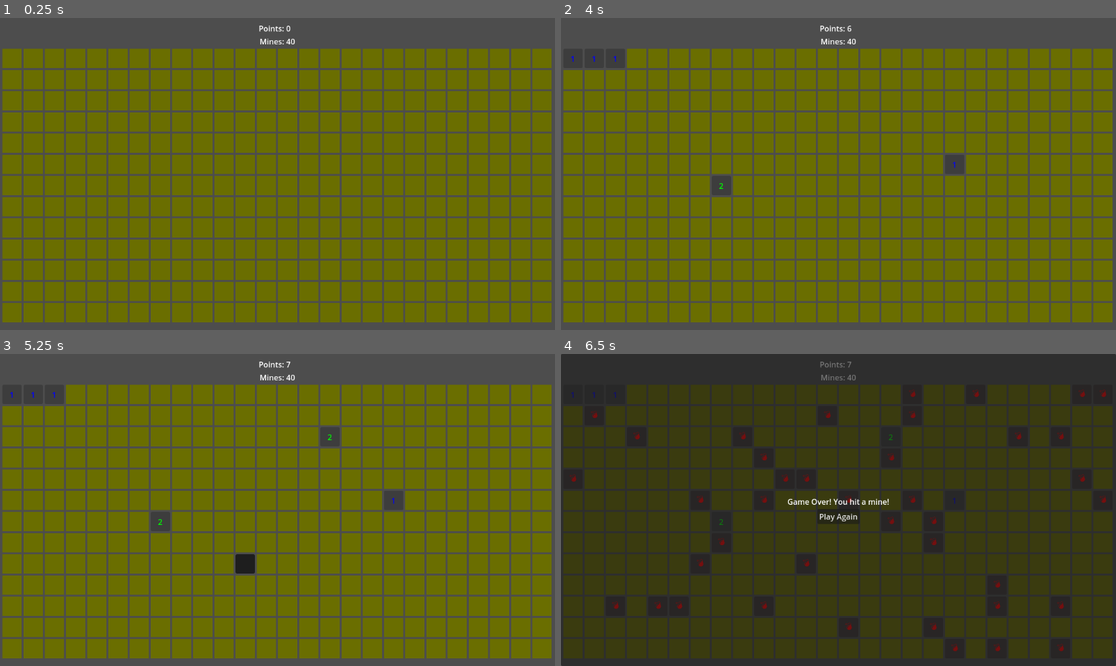
Above: before the commit, frames 1-4 (two rows, left to right).
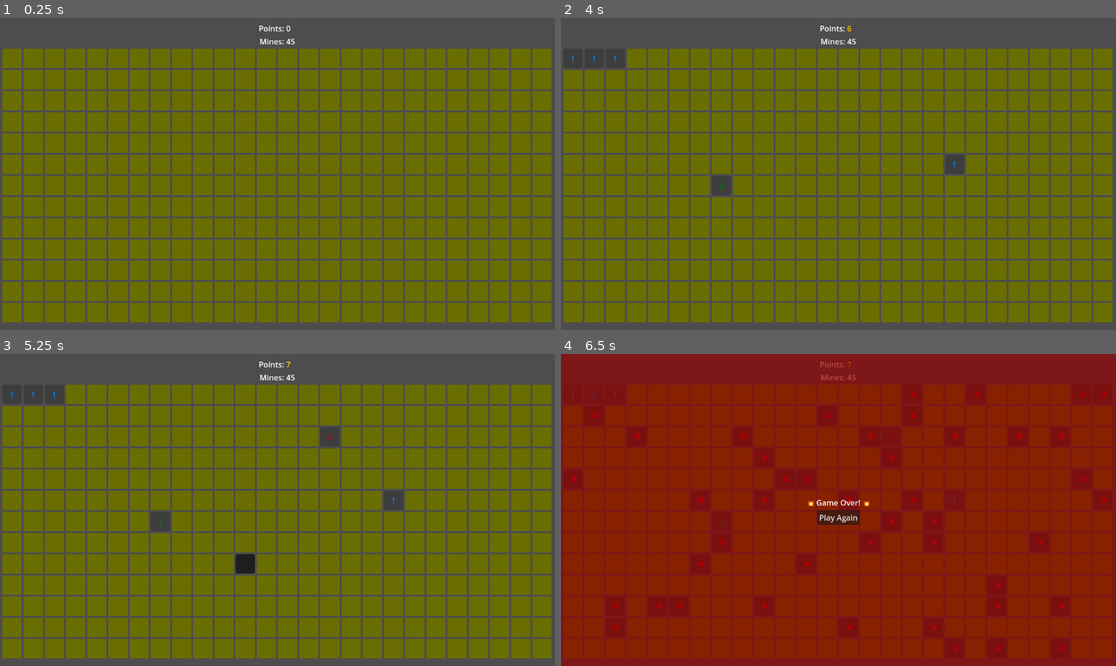
Above: after the commit, the same moments.

Repository: krets/sweep
Game: Godot game, scene res://game.tscn
Two runs of this game, one before a commit and one after it. Both use one fixed random seed, a clock stepped at 60 frames per second and the inputs below.
Inputs (mouse positions are in pixels of both pictures, inside the frame that each line leads up to):
- Up to frame 1 (0.25 s): no input
- Up to frame 2 (4 s): click (572, 58) at 0.52 s; click (594, 58) at 1.27 s; click (616, 58) at 2.02 s; tap Enter at 2.75 s; move the mouse to (960, 158) at 2.77 s; click (960, 158) at 2.92 s; tap Space at 3.5 s; move the mouse to (727, 189) at 3.52 s; click (727, 189) at 3.67 s
- Up to frame 3 (5.25 s): tap Enter at 4.25 s; move the mouse to (333, 441) at 4.27 s; click (333, 441) at 4.42 s; tap Space at 5 s; move the mouse to (249, 572) at 5.02 s; click (249, 572) at 5.17 s
- Up to frame 4 (6.5 s): tap Enter at 5.75 s; move the mouse to (1005, 556) at 5.77 s; click (1005, 556) at 5.92 s

The runs differ from the first frame. In frame 1, less than 0.1% of the frame differs, in the area x 52-54%, y 6-9%; in frame 2, less than 0.1%; in frame 3, less than 0.1%; in frame 4, 100%, in the area x 0-100%, y 0-100%.

Commit message:
overlay colors

Diff:
--- a/cell.gd
+++ b/cell.gd
@@ -11,14 +11,35 @@
 @export var adjacent_mines: int = 0
 @export var is_revealed: bool = false
 @export var is_flagged: bool = false
+@export var adjacent_color_one: Color = Color(0, 1, 0)
+@export var adjacent_color_two: Color = Color(0.5, 0.5, 0)
+@export var adjacent_color_thr: Color = Color(1, 1, 0)
+@export var adjacent_color_fou: Color = Color(1, 0.5, 0)
+@export var adjacent_color_fiv: Color = Color(1, 0, 0)
+@export var adjacent_color_six: Color = Color(1, .34, 0.99)
+@export var adjacent_color_sev: Color = Color(0.42, .30, 1)
+@export var adjacent_color_eig: Color = Color(0, .7, .73)
+
+
 
 var x: int
 var y: int
 
 @onready var button: Button = $Button
 @onready var label: Label = $Label
+@onready var adjacent_colors: Array[Color] = [
+	adjacent_color_one,
+	adjacent_color_two,
+	adjacent_color_thr,
+	adjacent_color_fou,
+	adjacent_color_fiv,
+	adjacent_color_six,
+	adjacent_color_sev,
+	adjacent_color_eig,
+]
 
 func _ready():
+
 	button.pressed.connect(_on_button_pressed)
 	button.gui_input.connect(_on_button_input)
 	update_display()
@@ -53,16 +74,7 @@
 			modulate = Color.RED
 		elif adjacent_mines > 0:
 			label.text = str(adjacent_mines)
-			# Color code numbers
-			match adjacent_mines:
-				1: label.modulate = Color.BLUE
-				2: label.modulate = Color.GREEN
-				3: label.modulate = Color.RED
-				4: label.modulate = Color.DARK_BLUE
-				5: label.modulate = Color.DARK_RED
-				6: label.modulate = Color.CYAN
-				7: label.modulate = Color.BLACK
-				8: label.modulate = Color.GRAY
+			label.modulate = adjacent_colors[adjacent_mines - 1]
 		else:
 			label.text = ""
 			modulate = Color(0.8, 0.8, 0.8)
--- a/cell.tscn
+++ b/cell.tscn
@@ -20,6 +20,14 @@
 grow_horizontal = 2
 grow_vertical = 2
 script = ExtResource("1_yh0nt")
+adjacent_color_one = Color(0, 0.513726, 1, 1)
+adjacent_color_two = Color(0, 0.501961, 0, 1)
+adjacent_color_thr = Color(0.746585, 2.00946e-06, 8.66354e-07, 1)
+adjacent_color_fou = Color(0, 0.176471, 0.8, 1)
+adjacent_color_fiv = Color(0.464984, 0.219665, 0.116755, 1)
+adjacent_color_six = Color(0, 0.945098, 0.980392, 1)
+adjacent_color_sev = Color(0, 0, 0, 1)
+adjacent_color_eig = Color(0.34, 0.34, 0.34, 1)
 
 [node name="Button" type="Button" parent="."]
 layout_mode = 1
--- a/game.gd
+++ b/game.gd
@@ -7,6 +7,10 @@
 @export var misclick_max: int = 4
 @export var misclick_clear: float = 2.0
 @export var points_per_tile: int = 1
+@export var points_color_bonus: Color = Color(1,.8, 0, 1)
+@export var points_color_normal: Color = Color(1, 1, 1, 1)
+@export var end_overlay_win: Color = Color(0,1,0)
+@export var end_overlay_die: Color = Color(1,0,0)
 
 var cell_scene = preload("res://Cell.tscn")
 var grid: Array = []
@@ -27,12 +31,14 @@
 @onready var status_label: Label = %StatusLabel
 @onready var mine_counter: Label = %MineCounter
 @onready var restart_button: Button = %RestartButton
-@onready var overlay_panel: Panel = %OverlayPanel
+@onready var overlay: Control = %Overlay
 @onready var overlay_label: Label = %OverlayLabel
 @onready var overlay_restart_button: Button = %OverlayRestartButton
 @onready var points_label: Label = %PointsLabel
+@onready var overlay_panel_bg: Panel = %OverlayBackgroundPanel
 
 func _ready():
+
 	overlay_restart_button.pressed.connect(new_game)
 	restart_button.pressed.connect(new_game)
 	# Setup misclick cooldown timer
@@ -52,6 +58,9 @@
 	new_game()
 
 func new_game():
+	var max_mines = (grid_width * grid_height) - 1
+	print("Maxmines: %s count: %s" % [max_mines, mine_count])
+	mine_count = min(mine_count, max_mines)
 	misclick_counter = 0
 	points = 0
 	points_bonus = 0
@@ -59,7 +68,8 @@
 	misclick_locked = false
 	misclick_timer.stop()
 	# Clear existing grid
-	overlay_panel.visible = false
+	overlay_panel_bg.modulate = Color(1, 1, 1, 1)
+	overlay.visible = false
 	for row in grid:
 		for cell in row:
 			cell.queue_free()
@@ -137,9 +147,13 @@
 	if cell.is_mine:
 		game_over = true
 		reveal_all_mines()
-		status_label.text = "Game Over! You hit a mine!"
+		status_label.text = "💥 Game Over! 💥"
 		overlay_label.text = status_label.text
-		overlay_panel.visible = true
+		overlay_panel_bg.modulate = end_overlay_die
+
+		overlay.visible = true
+		var tween = create_tween()
+		tween.tween_property(overlay_panel_bg, "modulate:a", .7, .25)
 	else:
 		reveal_cell(cell.x, cell.y)
 		check_win()
@@ -188,8 +202,15 @@
 	var total_safe_cells = (grid_width * grid_height) - mine_count
 	if cells_revealed == total_safe_cells:
 		game_over = true
+
+
 		overlay_label.text = "You Win! All safe cells revealed!"
-		overlay_panel.visible = true
+		overlay_panel_bg.modulate = end_overlay_win
+		overlay.visible = true
+
+		var tween = create_tween()
+		tween.tween_property(overlay_panel_bg, "modulate:a", .7, .5)
+
 		status_label.text = overlay_label.text
 		# Optionally reveal all mines
 		for row in grid:
@@ -234,14 +255,8 @@
 		$Sounds/LockedSound.play()
 		return
 	var neighbors = get_neighboring_cells_by_state(cell)
-	var flagged = neighbors["flagged"].size()
-	# Only chord if flag count matches number
-	if flagged == cell.adjacent_mines:
-		for adj_cell in neighbors["unexposed"]:
-			_on_cell_clicked(adj_cell)
-	elif neighbors["unexposed"].size() > 0:
-		_misclick()
-
+	for adj_cell in neighbors["unexposed"]:
+		_on_cell_clicked(adj_cell)
 
 func _on_cell_chorded_right(cell: Cell):
 	if game_over:
@@ -298,4 +313,8 @@
 		return
 	points_bonus = max(0, points_bonus - 1)
 	points_label.text = str(cells_revealed * points_per_tile + points_bonus)
+	if points_bonus > 0:
+		points_label.modulate = points_color_bonus
+	else:
+		points_label.modulate = points_color_normal
 	pass
--- a/game.tscn
+++ b/game.tscn
@@ -1,8 +1,11 @@
-[gd_scene load_steps=4 format=3 uid="uid://bd2h5hfjso30y"]
+[gd_scene load_steps=5 format=3 uid="uid://bd2h5hfjso30y"]
 
 [ext_resource type="Script" uid="uid://dfxr7f6mk2b7c" path="res://game.gd" id="1_80nbo"]
 [ext_resource type="AudioStream" uid="uid://krj7it85ivr2" path="res://sounds/mixkit-light-button-2580.wav" id="2_e2o6t"]
 [ext_resource type="AudioStream" uid="uid://dqsrwycb3j2j3" path="res://sounds/mixkit-safe-lock-2853.wav" id="2_feb5d"]
+
+[sub_resource type="StyleBoxFlat" id="StyleBoxFlat_feb5d"]
+bg_color = Color(1, 1, 1, 1)
 
 [node name="Game" type="Control"]
 layout_mode = 3
@@ -14,7 +17,9 @@
 script = ExtResource("1_80nbo")
 grid_width = 26
 grid_height = 13
-mine_count = 40
+mine_count = 45
+end_overlay_win = Color(0, 0.513002, 1.92523e-07, 1)
+end_overlay_die = Color(0.579254, 1.97336e-06, 3.85046e-07, 1)
 
 [node name="VBoxContainer" type="VBoxContainer" parent="."]
 layout_mode = 0
@@ -66,9 +71,8 @@
 unique_name_in_owner = true
 layout_mode = 2
 
-[node name="OverlayPanel" type="Panel" parent="."]
+[node name="Overlay" type="Control" parent="."]
 unique_name_in_owner = true
-visible = false
 layout_mode = 1
 anchors_preset = 15
 anchor_right = 1.0
@@ -76,21 +80,33 @@
 grow_horizontal = 2
 grow_vertical = 2
 
-[node name="VBoxContainer" type="VBoxContainer" parent="OverlayPanel"]
+[node name="OverlayBackgroundPanel" type="Panel" parent="Overlay"]
+unique_name_in_owner = true
+z_index = 1
 layout_mode = 1
-anchors_preset = 8
-anchor_left = 0.5
-anchor_top = 0.5
-anchor_right = 0.5
-anchor_bottom = 0.5
-offset_left = -44.0
-offset_top = -29.0
-offset_right = 44.0
-offset_bottom = 29.0
+anchors_preset = 15
+anchor_right = 1.0
+anchor_bottom = 1.0
 grow_horizontal = 2
 grow_vertical = 2
+size_flags_horizontal = 3
+size_flags_vertical = 3
+theme_override_styles/panel = SubResource("StyleBoxFlat_feb5d")
 
-[node name="OverlayLabel" type="Label" parent="OverlayPanel/VBoxContainer"]
+[node name="VBoxContainer" type="VBoxContainer" parent="Overlay"]
+z_index = 2
+layout_mode = 1
+anchors_preset = 15
+anchor_right = 1.0
+anchor_bottom = 1.0
+grow_horizontal = 2
+grow_vertical = 2
+alignment = 1
+
+[node name="GridContainer" type="GridContainer" parent="Overlay/VBoxContainer"]
+layout_mode = 2
+
+[node name="OverlayLabel" type="Label" parent="Overlay/VBoxContainer"]
 unique_name_in_owner = true
 layout_mode = 2
 size_flags_vertical = 1
@@ -98,7 +114,7 @@
 horizontal_alignment = 1
 vertical_alignment = 1
 
-[node name="OverlayRestartButton" type="Button" parent="OverlayPanel/VBoxContainer"]
+[node name="OverlayRestartButton" type="Button" parent="Overlay/VBoxContainer"]
 unique_name_in_owner = true
 layout_mode = 2
 size_flags_horizontal = 4
Not shown, removed: game.tscn46606424875.tmp
Not shown, removed: game.tscn46612806987.tmp
